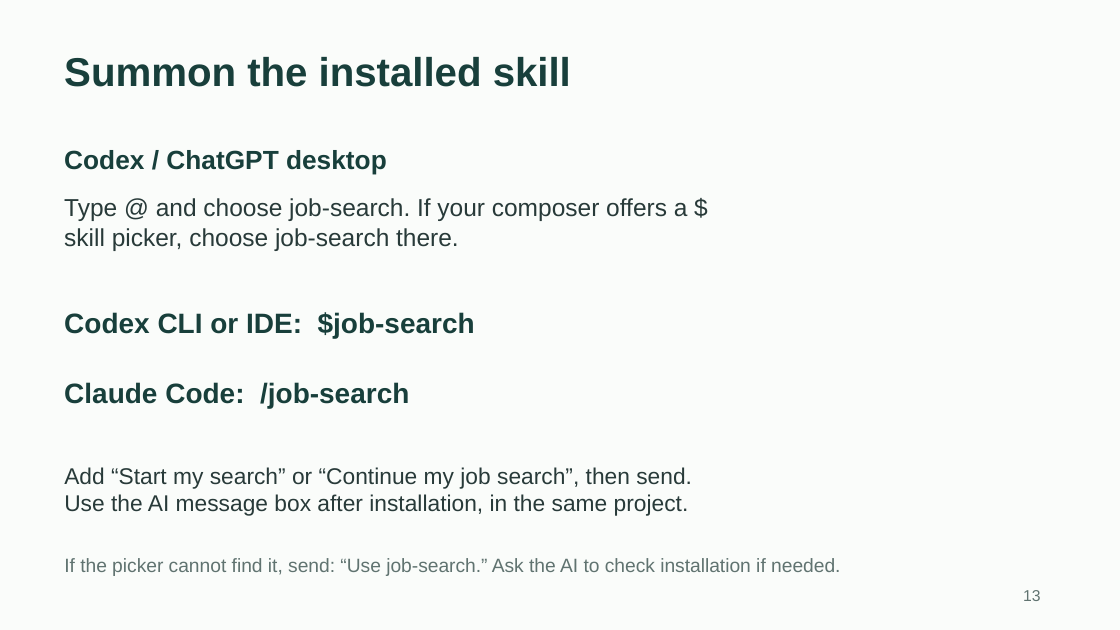
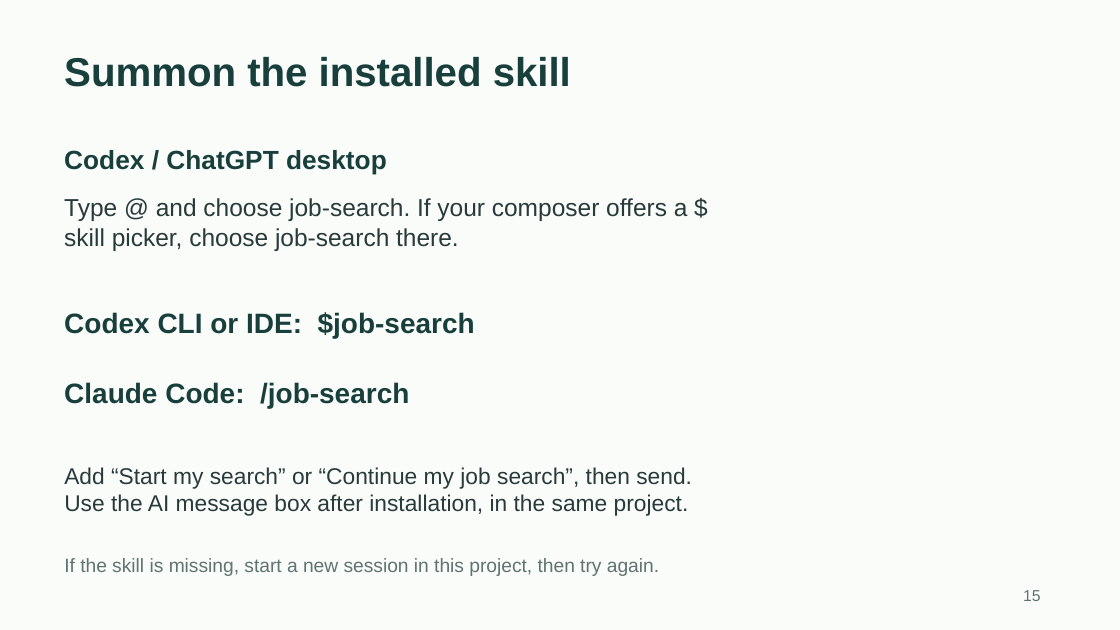
Before and after one commit to toughdave/job-search, a slide deck: slide 15 of docs/job-search-guide.pptx (slide 13 before the commit). Drawn at 1120x630 pixels with LibreOffice and Linux fonts; fonts in the diff are those of the drawing. Boxes give left, top, right and bottom in pixels: in the first picture for what was removed or moved away, otherwise in the second. Text is boxed around its words. In the diff, an @@ line names an element or a change of style, - is before the commit and + after.

```diff
--- a/docs/job-search-guide.pptx
+++ b/docs/job-search-guide.pptx
@@ text at box(64, 558, 659, 576): text changed @@
-If the picker cannot find it, send: “Use job-search.” Ask the AI to check installation if needed.
+If the skill is missing, start a new session in this project, then try again.
@@ text at box(1023, 590, 1040, 601): text changed @@
-13
+15
```
Also in this commit, not shown: 6 other slides changed, 2 slides added, 19 other files.
